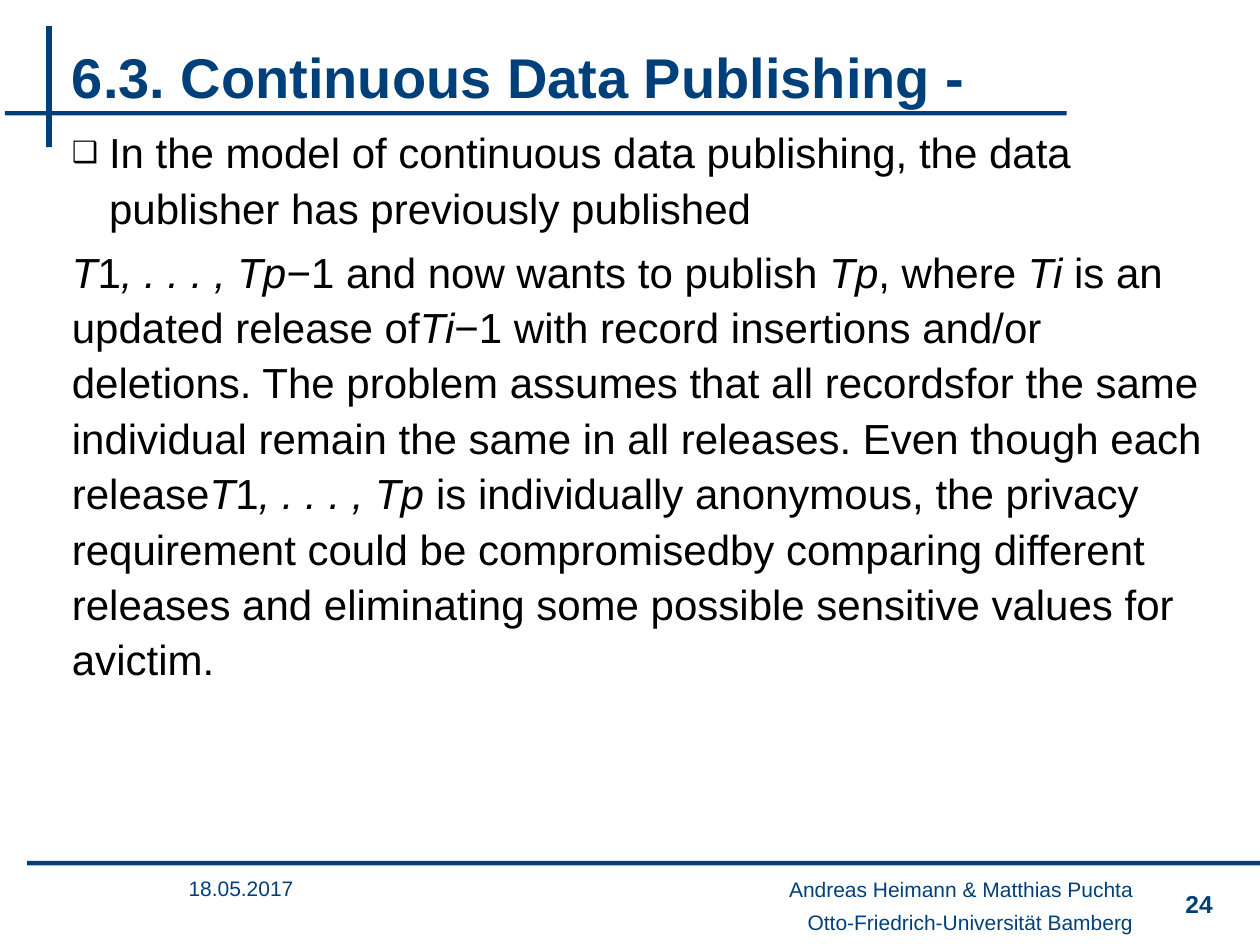
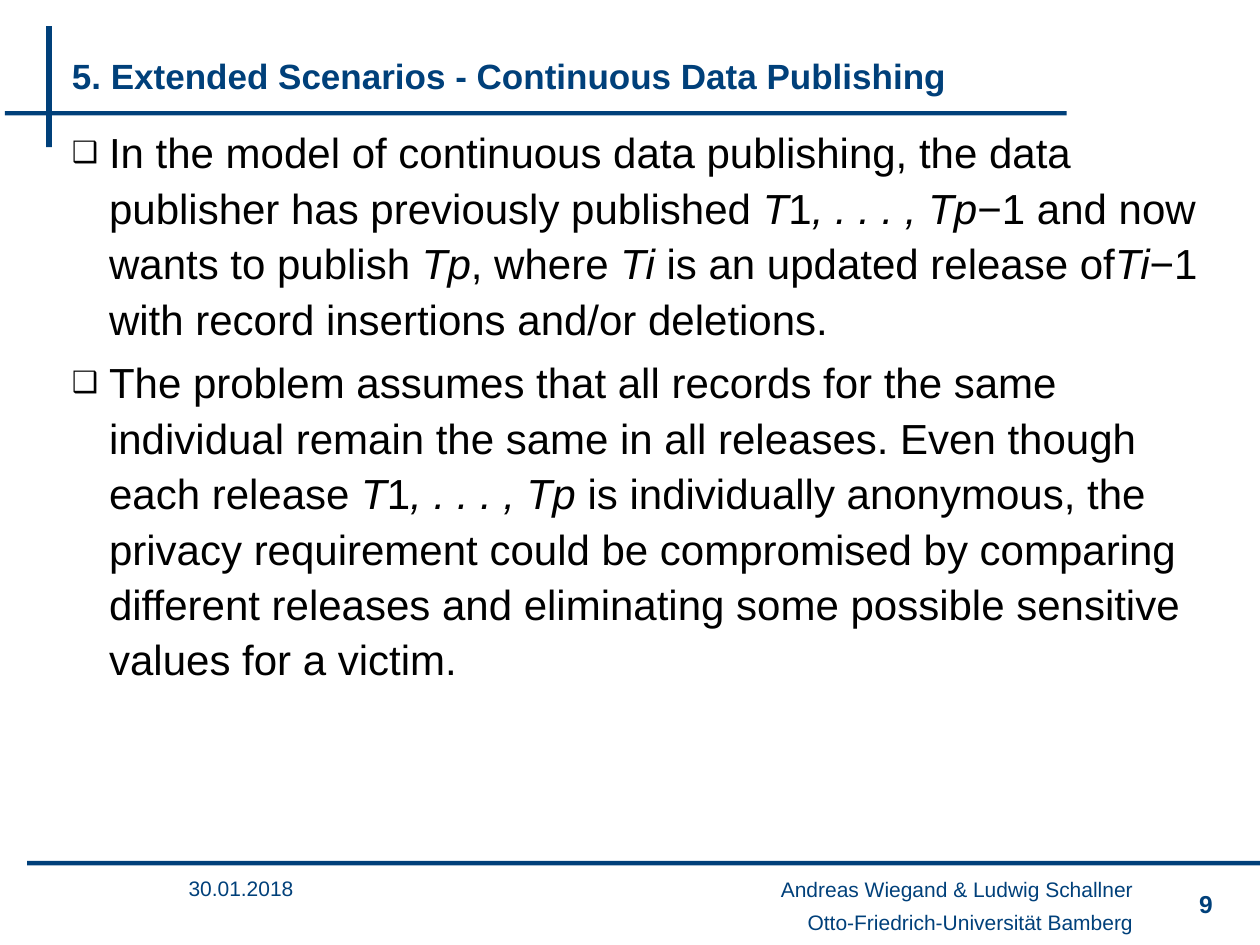
Before and after one commit to wsgan001/PSI-MSem, a slide deck: slide 9 of presentation/sicherheits_an.pptx (slide 24 before the commit). Drawn at 1260x945 pixels with LibreOffice and Linux fonts; fonts in the diff are those of the drawing; background and template pictures are left out. Boxes give left, top, right and bottom in pixels: in the first picture for what was removed or moved away, otherwise in the second. Text is boxed around its words. In the diff, an @@ line names an element or a change of style, - is before the commit and + after.

```diff
--- a/presentation/sicherheits_an.pptx
+++ b/presentation/sicherheits_an.pptx
@@ title at bbox=[72, 63, 946, 96]: text changed; size 32 to 20 pt @@
-6.3. Continuous Data Publishing -
+5. Extended Scenarios - Continuous Data Publishing
@@ text at bbox=[109, 137, 1198, 676]: text changed @@
-❑ In the model of continuous data publishing, the data publisher has previously published
-T1, . . . , Tp−1 and now wants to publish Tp, where Ti is an updated release ofTi−1 with record insertions and/or deletions. The problem assumes that all recordsfor the same individual remain the same in all releases. Even though each releaseT1, . . . , Tp is individually anonymous, the privacy requirement could be compromisedby comparing different releases and eliminating some possible sensitive values for avictim.
+❑ In the model of continuous data publishing, the data publisher has previously published T1, . . . , Tp−1 and now wants to publish Tp, where Ti is an updated release ofTi−1 with record insertions and/or deletions.
+❑ The problem assumes that all records for the same individual remain the same in all releases. Even though each release T1, . . . , Tp is individually anonymous, the privacy requirement could be compromised by comparing different releases and eliminating some possible sensitive values for a victim.
@@ text at bbox=[189, 881, 294, 897]: text changed @@
-18.05.2017
+30.01.2018
@@ text at bbox=[781, 881, 1132, 902]: text changed @@
-Andreas Heimann & Matthias Puchta
+Andreas Wiegand & Ludwig Schallner
@@ page number at bbox=[1199, 896, 1213, 914]: text changed @@
-24
+9
```
Also in this commit, not shown: 11 other slides changed, 2 slides added, 18 slides removed, 1 other file.
